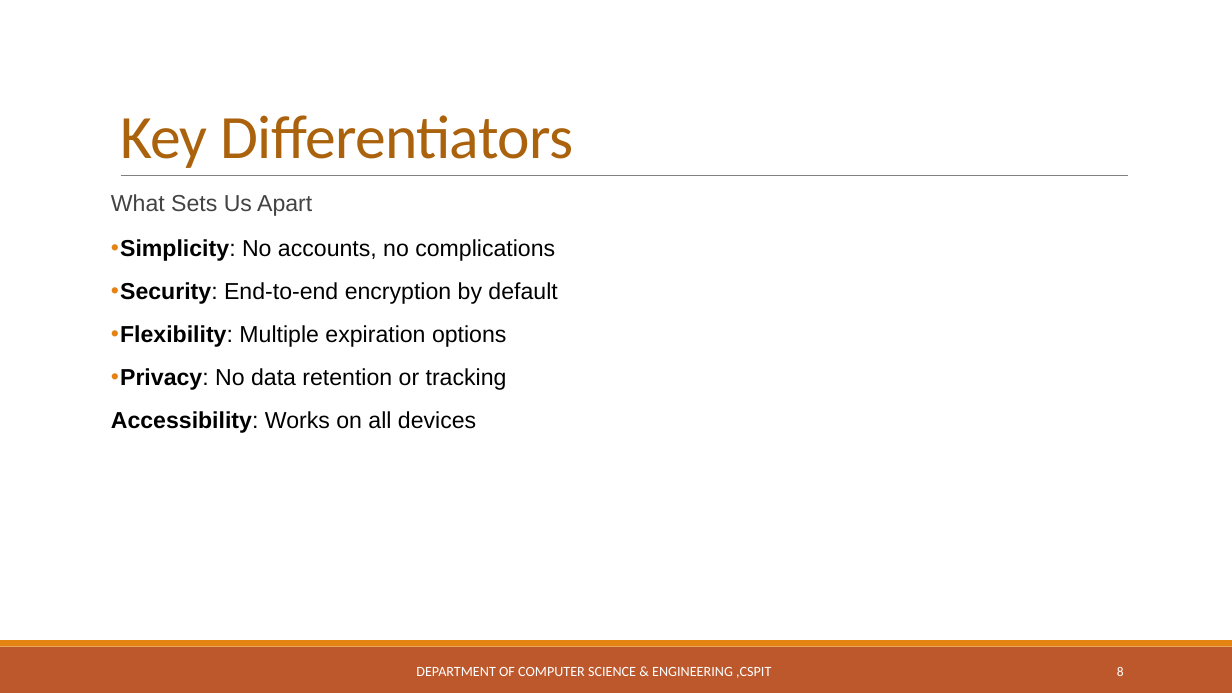
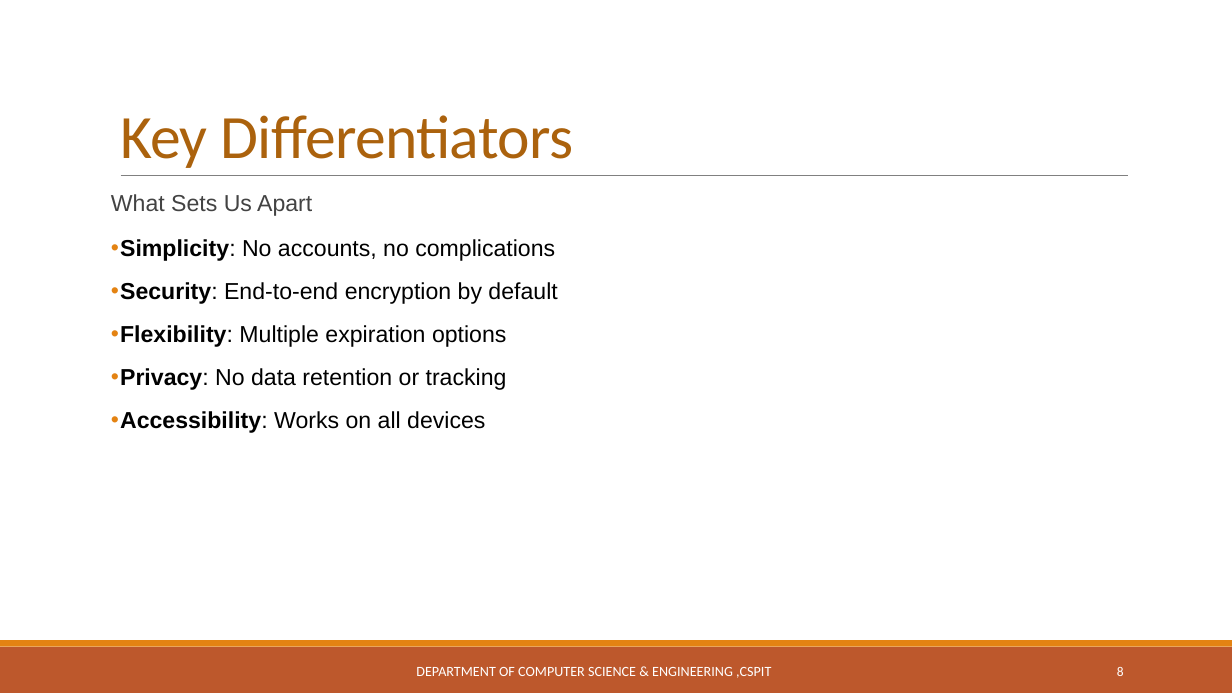
Before and after one commit to DebdootManna/temp-note-share, a slide deck: slide 8 of Temp-Note-Share.pptx. Drawn at 1232x693 pixels with LibreOffice and Linux fonts; fonts in the diff are those of the drawing. Boxes give left, top, right and bottom in pixels: in the first picture for what was removed or moved away, otherwise in the second. Text is boxed around its words. In the diff, an @@ line names an element or a change of style, - is before the commit and + after.

```diff
--- a/Temp-Note-Share.pptx
+++ b/Temp-Note-Share.pptx
@@ text at [120, 411, 485, 433]: bullet none to • @@
```
Also in this commit, not shown: 4 other files.
